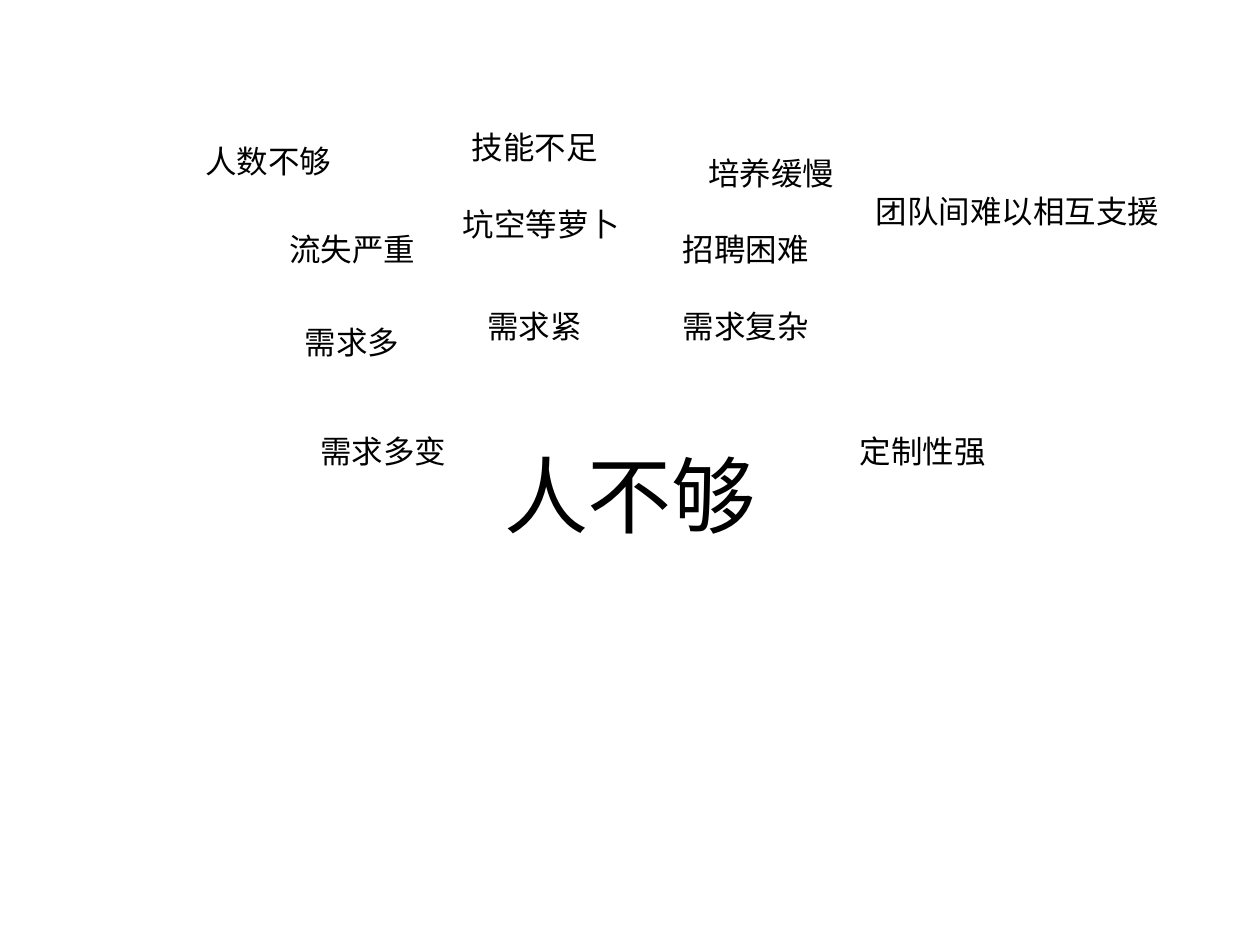
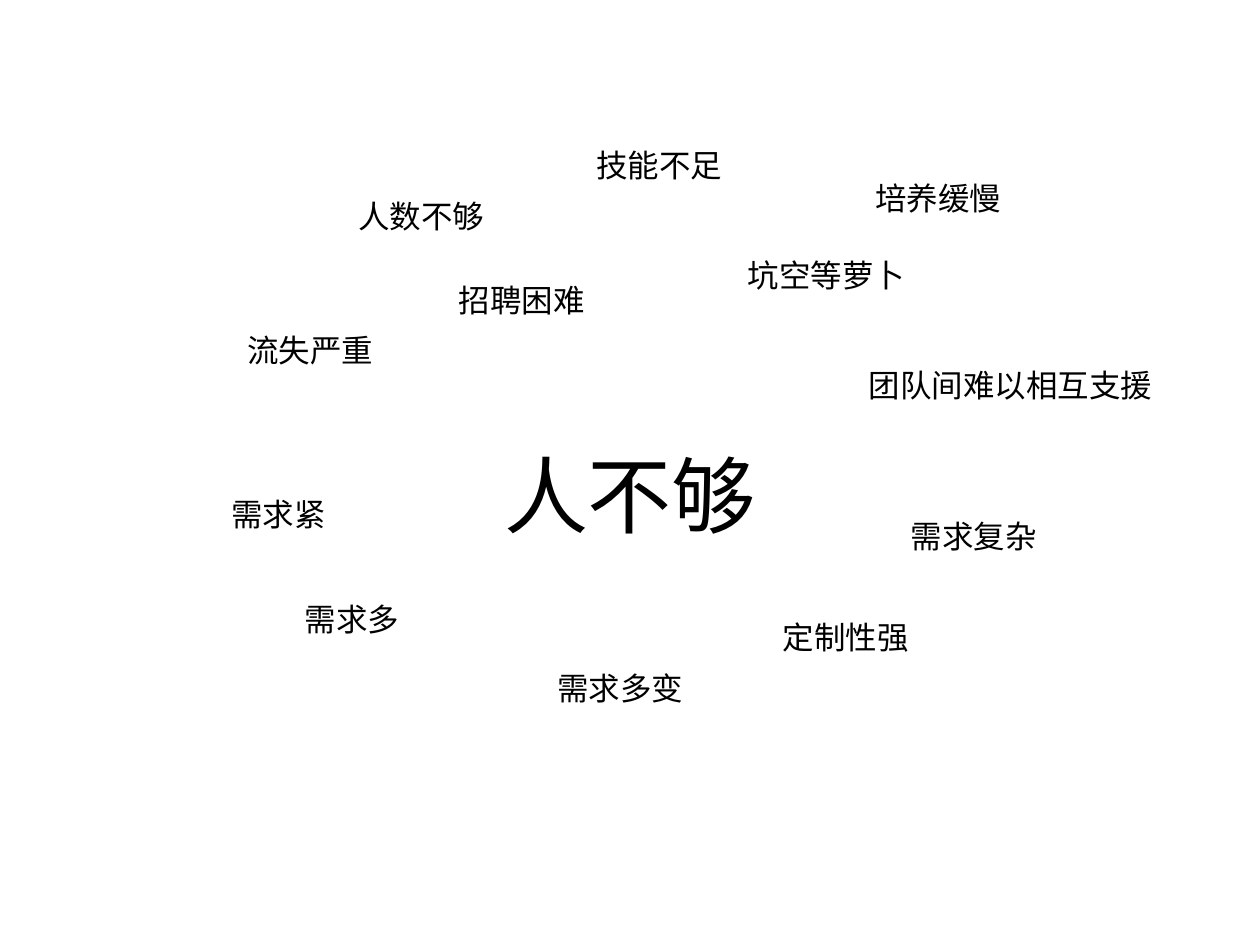
Before and after one commit to yibit/jigsaw, a slide deck: slide 4 of 让任何人迅速成为大前端开发者.pptx. Drawn at 1260x945 pixels with LibreOffice and Linux fonts; fonts in the diff are those of the drawing. Boxes give left, top, right and bottom in pixels: in the first picture for what was removed or moved away, otherwise in the second. Text is boxed around its words. In the diff, an @@ line names an element or a change of style, - is before the commit and + after.

```diff
--- a/让任何人迅速成为大前端开发者.pptx
+++ b/让任何人迅速成为大前端开发者.pptx
@@ text "技能不足": place and size @@
-text "技能不足" at bbox=[472, 132, 598, 162]
+text "技能不足" at bbox=[596, 150, 722, 180]
@@ text "培养缓慢": place and size @@
-text "培养缓慢" at bbox=[708, 158, 834, 188]
+text "培养缓慢" at bbox=[875, 183, 1001, 213]
@@ text "人数不够": place and size @@
-text "人数不够" at bbox=[205, 146, 331, 176]
+text "人数不够" at bbox=[358, 201, 484, 231]
@@ text "坑空等萝卜": place and size @@
-text "坑空等萝卜" at bbox=[463, 209, 621, 239]
+text "坑空等萝卜" at bbox=[748, 260, 906, 290]
@@ text "招聘困难": place and size @@
-text "招聘困难" at bbox=[683, 234, 809, 264]
+text "招聘困难" at bbox=[459, 285, 585, 315]
@@ text "流失严重": place and size @@
-text "流失严重" at bbox=[289, 234, 415, 264]
+text "流失严重" at bbox=[247, 335, 373, 365]
@@ text "团队间难以相互支援": place and size @@
-text "团队间难以相互支援" at bbox=[876, 196, 1160, 226]
+text "团队间难以相互支援" at bbox=[869, 370, 1153, 400]
@@ text "需求紧": place and size @@
-text "需求紧" at bbox=[487, 311, 581, 341]
+text "需求紧" at bbox=[231, 499, 325, 529]
@@ text "需求复杂": place and size @@
-text "需求复杂" at bbox=[683, 311, 809, 341]
+text "需求复杂" at bbox=[911, 521, 1037, 551]
@@ text "需求多": place and size @@
-text "需求多" at bbox=[305, 327, 399, 357]
+text "需求多" at bbox=[305, 604, 399, 634]
@@ text "定制性强": place and size @@
-text "定制性强" at bbox=[860, 436, 986, 466]
+text "定制性强" at bbox=[783, 622, 909, 652]
@@ text "需求多变": place and size @@
-text "需求多变" at bbox=[320, 436, 446, 466]
+text "需求多变" at bbox=[557, 673, 683, 703]
```
Also in this commit, not shown: 15 other slides changed, 21 slides added.
